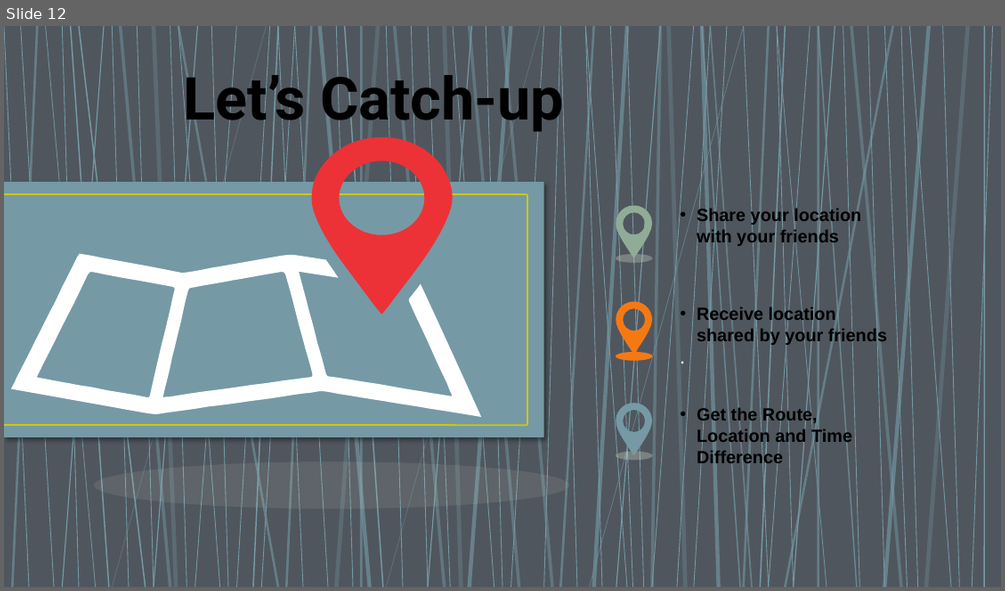
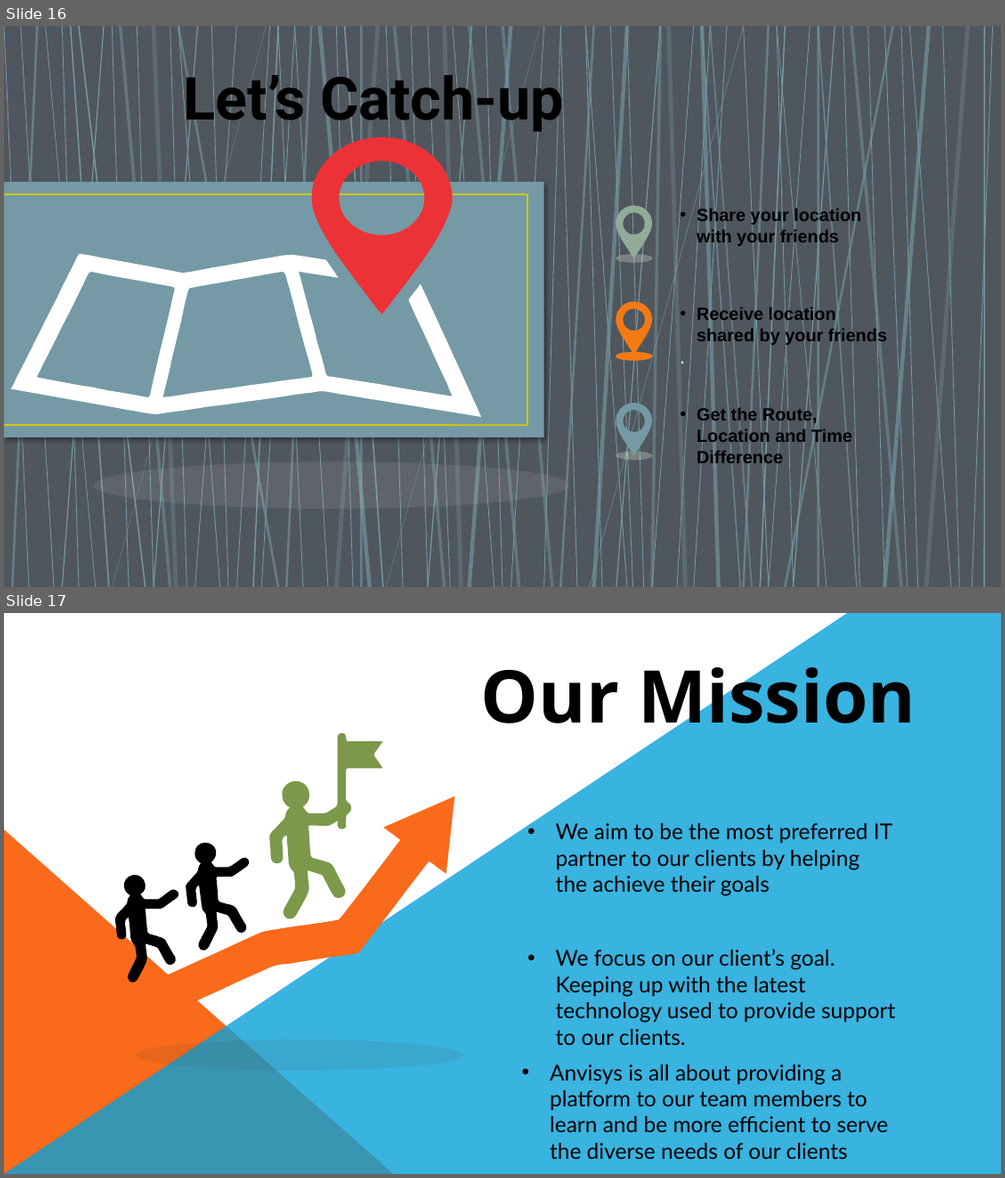
Before and after one commit to Anvisys/Documents, a slide deck: posters.pptx. Shown one above the other, each under a label of ours: slide 12 before the commit, slides 16 and 17 after it. The pictures are 1005x591 and 1005x1178 pixels, drawn with LibreOffice and Linux fonts; fonts in the diff are those of the drawing. Boxes give left, top, right and bottom in pixels: in the first picture for what was removed or moved away, otherwise in the second. Text is boxed around its words. In the diff, an @@ line names an element or a change of style, - is before the commit and + after.

Commit message:
changes made
added new slide
content is reduced
Nestin & anvisys sildes are done as told
More posters uploaded

```diff
--- a/posters.pptx
+++ b/posters.pptx
@@ slide 17 added at (x1=4, y1=613, x2=1001, y2=1174), background #FFFFFF @@
@@ freeform shape added at (x1=4, y1=613, x2=1001, y2=1174), fill #08A1D9 at 80% opacity @@
@@ text added at (x1=480, y1=655, x2=915, y2=741), 70 pt, text #000000, bold @@
+Our Mission
@@ text added at (x1=556, y1=823, x2=892, y2=896), 21 pt, text #000000 @@
+• We aim to be the most preferred IT partner to our clients by helping the achieve their goals
@@ right triangle added at (x1=4, y1=830, x2=394, y2=1174), fill #F96A1B @@
@@ group added at (x1=114, y1=732, x2=454, y2=1027): 4 freeform shapes @@
@@ text added at (x1=556, y1=949, x2=895, y2=1046), 21 pt, text #000000 @@
+• We focus on our client’s goal. Keeping up with the latest technology used to provide support to our clients.
@@ ellipse added at (x1=136, y1=1039, x2=463, y2=1070), fill #434342 at 10% opacity @@
@@ text added at (x1=550, y1=1064, x2=889, y2=1159), 21 pt, text #000000 @@
+• Anvisys is all about providing a platform to our team members to learn and be more efficient to serve the diverse needs of our clients
@@ what was slide 12 is now slide 16 @@
```
Also in this commit, not shown: 1 slide changed, 13 other slides added, 5 other files.
